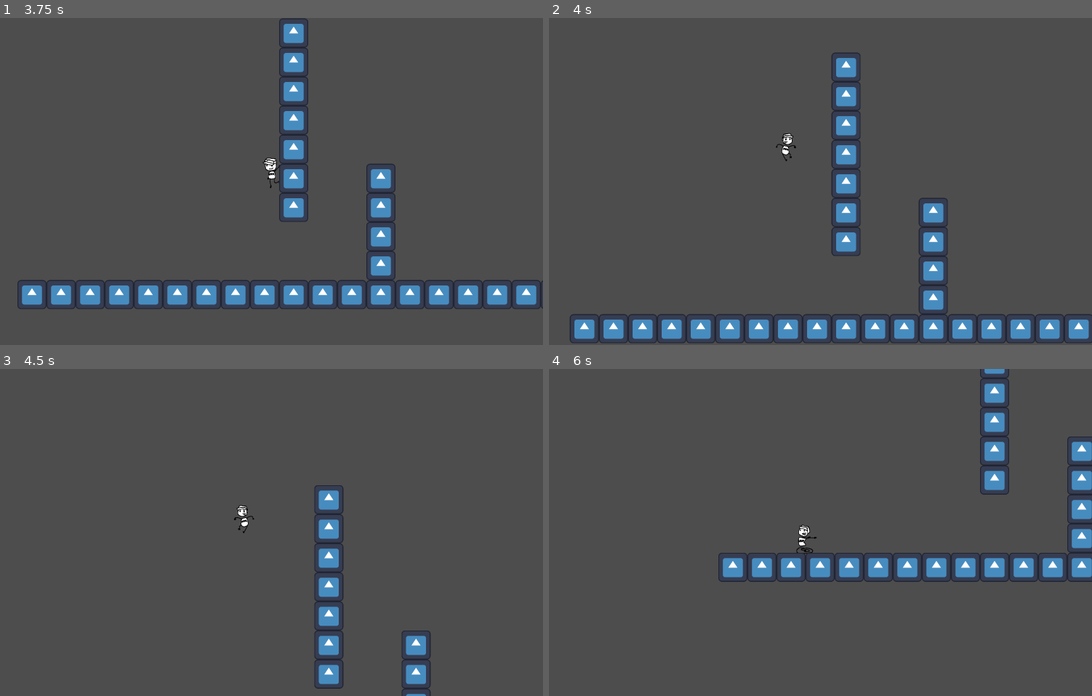
Above: before the commit, frames 1-4 (two rows, left to right).
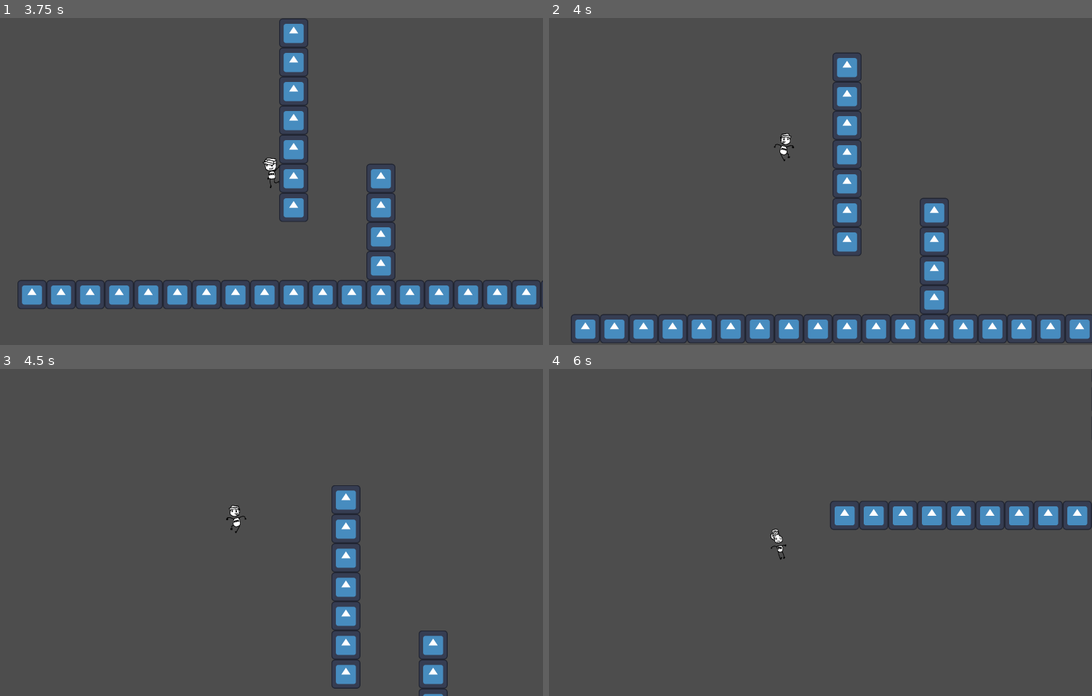
Above: after the commit, the same moments.

Repository: bluwberri/runners_forever
Game: Godot game, scene res://Scenes/Main Game/main_game.tscn
Same seed, same stepped clock (60 frames per second), same inputs: the game is played once before the commit and once after it. The engine's default icon, where the game draws it, is replaced by a stand-in: a white triangle on a blue panel in a dark square.
Inputs:
- Up to frame 1 (3.75 s): hold D (right) 0.53-2.03 s; tap Space (jump) at 0.77, 1.52, 3.02 s; hold A (left) 2.03-2.78 s; hold D (right) from 2.78 s (still down)
- Up to frame 2 (4 s): keep holding D (right); tap Space (jump) at 3.77 s
- Up to frame 3 (4.5 s): release D (right) at 4.28 s; hold A (left) from 4.28 s (still down)
- Up to frame 4 (6 s): tap Space (jump) at 4.52 s; release A (left) at 5.03 s; hold D (right) 5.03-5.78 s; hold A (left) from 5.78 s (still down)

Frame 1 is identical in both runs. In frame 2, 2.2% of the frame differs, in the area x 3-100%, y 10-100%; in frame 3, 4.5%; in frame 4, 8.6%, in the area x 31-100%, y 0-66%.

Commit message:
some more stuff sighhh

Diff:
--- a/Scenes/Player/player.gd
+++ b/Scenes/Player/player.gd
@@ -68,10 +68,10 @@
 					set_state(States.IDLE)
 	if state in [States.JUMPING, States.FALLING]:
 		if Input.is_action_pressed("left") and velocity.x > -topSpeed:
-			velocity.x -= (accel * delta) * 0.2
+			velocity.x -= (accel * delta) * 0.15
 			curRunDir = -1
 		if Input.is_action_pressed("right") and velocity.x < topSpeed:
-			velocity.x += (accel * delta) * 0.2
+			velocity.x += (accel * delta) * 0.15
 			curRunDir = 1
 	velocity.x = clampf(velocity.x,-topSpeed,topSpeed)
 	move_and_slide()
Not shown: 1 places in Scenes/Block/block.tscn that only renumber resources
